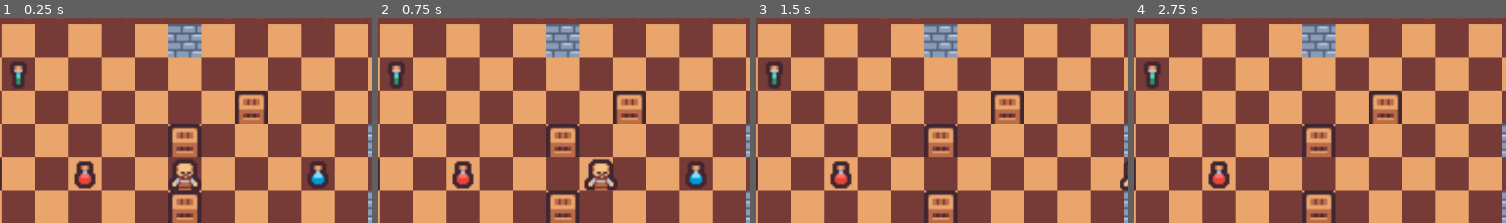
Above: before the commit, frames 1-4 (left to right).
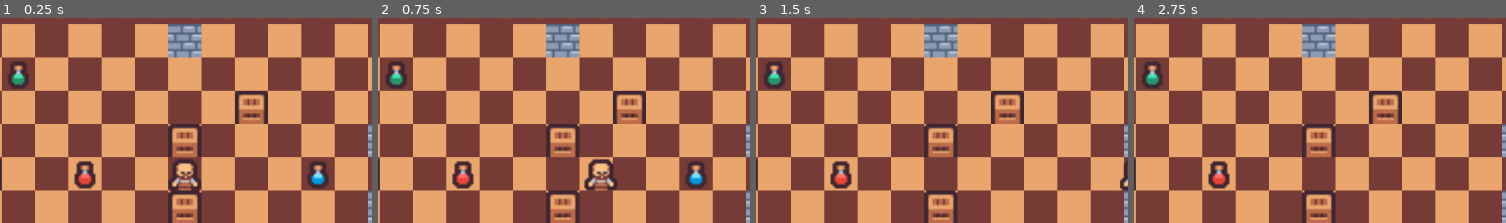
Above: after the commit, the same moments.

Repository: oneseedfruit/ludum-dare-52
Game: Godot game, scene res://game.tscn
The game is run twice, just before and just after one commit, with the same random seed, the same clock (stepped at 60 frames per second) and the same inputs.
Inputs:
- Up to frame 1 (0.25 s): no input
- Up to frame 2 (0.75 s): tap Enter at 0.5 s; hold Right (right) from 0.53 s (still down)
- Up to frame 3 (1.5 s): release Right (right) at 1.28 s; hold Down (down) from 1.28 s (still down)
- Up to frame 4 (2.75 s): release Down (down) at 2.03 s; hold Right (right) from 2.03 s (still down)
The pictures show only the part of the screen within x 23-73%, y 8-58%; the shares and areas given below are measured in that part.

The runs differ from the first frame. In frame 1, 0.3% of the frame differs, in the area x 2-8%, y 24-35%; in frame 2, 0.3%; in frame 3, 0.3%; in frame 4, 0.3%.

Commit message:
Fix level 5
tried fixing level 3 and 4 but fixed some missing obj in level 5

Diff:
--- a/levels/level_3.tscn
+++ b/levels/level_3.tscn
@@ -14,5 +14,5 @@
 layer_1/modulate = Color(1, 1, 1, 1)
 layer_1/y_sort_enabled = false
 layer_1/y_sort_origin = 0
-layer_1/z_index = 0
-layer_1/tile_data = PackedInt32Array(-1, 131074, 7, -65537,  …(250 unchanged characters)…  9, 196615, 393218, 9, -196614, 393218, 10, -65544, 524290, 9, 196598, 458754, 10, …(131 unchanged characters)…
+layer_1/z_index = 1
+layer_1/tile_data = PackedInt32Array(-1, 131074, 7, -65537,  …(250 unchanged characters)…  9, 196615, 393218, 9, -196614, 393218, 9, -65544, 524290, 9, 196598, 458754, 10, …(131 unchanged characters)…
--- a/levels/level_4.tscn
+++ b/levels/level_4.tscn
@@ -14,5 +14,5 @@
 layer_1/modulate = Color(1, 1, 1, 1)
 layer_1/y_sort_enabled = false
 layer_1/y_sort_origin = 0
-layer_1/z_index = 0
+layer_1/z_index = 1
 layer_1/tile_data = PackedInt32Array(-1, 131074, 7, 131071, 458754, 9, -262137, 458754, 9, 327671, 458754, 9, -65546, 2 …(437 unchanged characters)…
--- a/levels/level_5.tscn
+++ b/levels/level_5.tscn
@@ -14,5 +14,5 @@
 layer_1/modulate = Color(1, 1, 1, 1)
 layer_1/y_sort_enabled = false
 layer_1/y_sort_origin = 0
-layer_1/z_index = 0
+layer_1/z_index = 1
 layer_1/tile_data = PackedInt32Array(-1, 131074, 7, -65538, 196610, 5, -131072, 196610, 5, 0, 196610, 5, 65534, 196610, …(621 unchanged characters)…
--- a/project.godot
+++ b/project.godot
@@ -7,6 +7,22 @@
 ;   param=value ; assign values to parameters
 
 config_version=5
+
+_global_script_classes=[{
+"base": "Area2D",
+"class": &"Collectible",
+"language": &"GDScript",
+"path": "res://collectible/collectible.gd"
+}, {
+"base": "RigidBody2D",
+"class": &"Player",
+"language": &"GDScript",
+"path": "res://player/player.gd"
+}]
+_global_script_class_icons={
+"Collectible": "",
+"Player": ""
+}
 
 [application]
 
